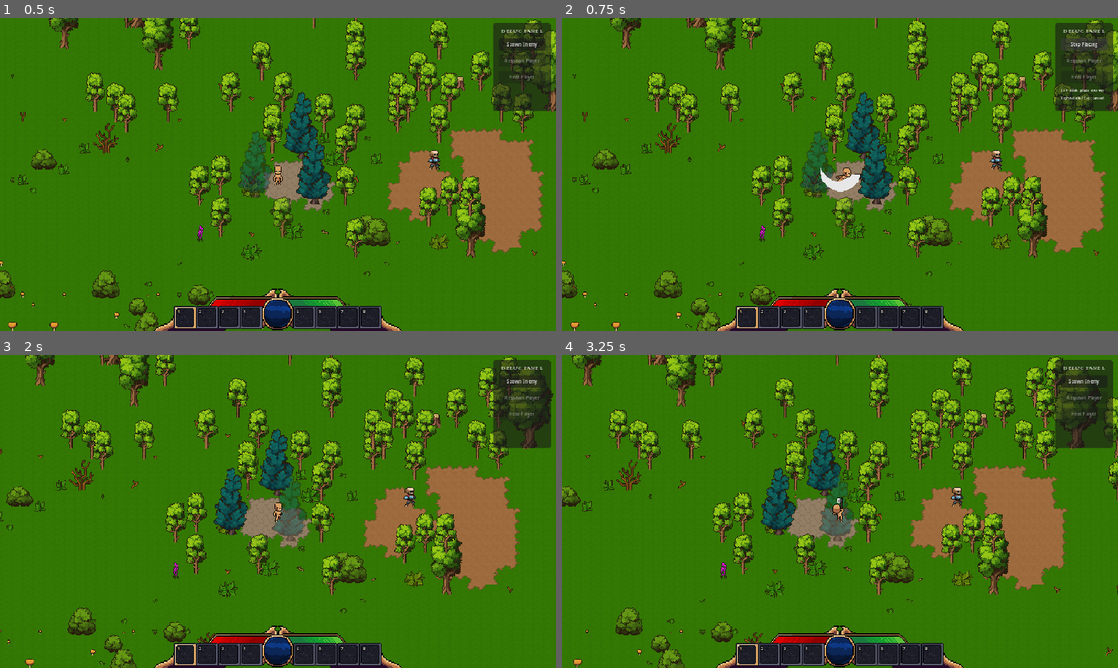
Above: before the commit, frames 1-4 (two rows, left to right).
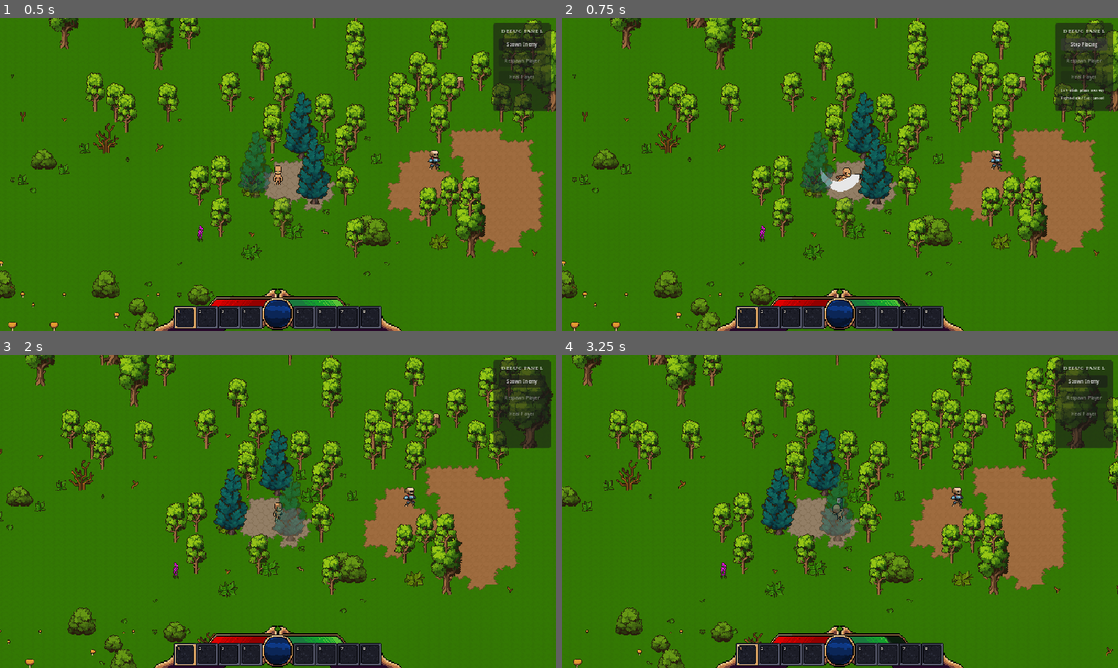
Above: after the commit, the same moments.

Repository: cwshields/pixel-rpg
Game: Godot game, scene res://scenes/main.tscn
Two runs of this game, one before a commit and one after it. Both use one fixed random seed, a clock stepped at 60 frames per second and the inputs below.
Inputs (mouse positions are in pixels of both pictures, inside the frame that each line leads up to):
- Up to frame 1 (0.5 s): no input
- Up to frame 2 (0.75 s): click "Spawn Enemy" at 0.5 s
- Up to frame 3 (2 s): tap Enter at 1.25 s; move the mouse to (400, 495) at 1.27 s; hold D (move_right) from 1.28 s (still down); hold Shift (sprint) from 1.28 s (still down); click (400, 495) at 1.35 s
- Up to frame 4 (3.25 s): release D (move_right) at 2 s; release Shift (sprint) at 2 s; drag from (728, 527) to (845, 508) at 2.02 s; move the mouse to (895, 442) at 2.77 s; hold D (move_right) from 2.78 s (still down); hold Shift (sprint) from 2.78 s (still down); click (895, 442) at 2.85 s

Frame 1 is identical in both runs. In frame 2, less than 0.1% of the frame differs, in the area x 46-62%, y 47-92%; in frame 3, less than 0.1%; in frame 4, 0.2%, in the area x 48-62%, y 45-93%.
Error after the commit: Invalid access to property or key 'god_mode' on a base object of type 'Node (game_manager.gd)'. (res://scripts/components/stamina_component.gd:113)

Commit message:
feat: add player stamina system
StaminaComponent mirrors HealthComponent: it owns its number, clamps it,
and broadcasts every change on Events.stamina_changed. Drains while
sprinting, takes a flat hit per attack via spend_attack(), refills the
rest of the time, and locks sprint out after hitting 0 until it recovers
past sprint_resume_threshold.

Player.can_sprint()/can_attack() gate movement/attack states on the pool;
flash_exhausted() gives a brief red sprite pulse when a gated action is
denied. HUD gets a hover-to-see-cur/max readout on the health/stamina/mana
bars, plus a player_spawned seeding fix so a fresh player's starting pool
isn't silently missed (components broadcast their initial value before
register_player() runs, so the first emit was previously dropped).

Claude-Session: https://claude.ai/code/session_01Xa4mxnoLv4SpJ2DR5YxrVu

Diff:
--- a/scenes/entities/player/player.tscn
+++ b/scenes/entities/player/player.tscn
@@ -12,29 +12,32 @@
 [ext_resource type="Script" uid="uid://b7p6iqaxckpp7" path="res://scripts/components/hurtbox_component.gd" id="10"]
 [ext_resource type="Script" uid="uid://g52d4u4ujuxa" path="res://scripts/components/hitbox_component.gd" id="11"]
 [ext_resource type="SpriteFrames" uid="uid://d4loisxylxe2j" path="res://resources/characters/player_sprite_frames.tres" id="12"]
+[ext_resource type="Script" uid="uid://cetq4br7yjdov" path="res://scripts/components/stamina_component.gd" id="13"]
 
 [sub_resource type="RectangleShape2D" id="RectangleShape2D_body"]
-size = Vector2(16, 12)
+size = Vector2(8, 11)
 
 [sub_resource type="RectangleShape2D" id="RectangleShape2D_hurt"]
-size = Vector2(20, 36)
+size = Vector2(14, 32)
 
 [sub_resource type="RectangleShape2D" id="RectangleShape2D_hit"]
 size = Vector2(16, 10)
 
 [sub_resource type="CircleShape2D" id="CircleShape2D_interact"]
-radius = 20.0
+radius = 27.073973
 
 [node name="Player" type="CharacterBody2D" unique_id=297710763]
-z_index = 10
+z_index = 4
 script = ExtResource("1")
 
 [node name="AnimatedSprite2D" type="AnimatedSprite2D" parent="." unique_id=1663619637]
 sprite_frames = ExtResource("12")
 animation = &"idle_down"
+frame_progress = 0.12640361
 
 [node name="CollisionShape2D" type="CollisionShape2D" parent="." unique_id=1915206668]
-position = Vector2(0, 10)
+visible = false
+position = Vector2(0, 10.5)
 shape = SubResource("RectangleShape2D_body")
 
 [node name="HealthComponent" type="Node" parent="." unique_id=2101049054]
@@ -44,16 +47,20 @@
 [node name="StatsComponent" type="Node" parent="." unique_id=1715857086]
 script = ExtResource("9")
 
+[node name="StaminaComponent" type="Node" parent="." unique_id=1715857087]
+script = ExtResource("13")
+
 [node name="HurtboxComponent" type="Area2D" parent="." unique_id=1903802729]
+visible = false
 collision_layer = 4
 collision_mask = 0
 script = ExtResource("10")
 
 [node name="CollisionShape2D" type="CollisionShape2D" parent="HurtboxComponent" unique_id=205546354]
-position = Vector2(0, 2)
 shape = SubResource("RectangleShape2D_hurt")
 
 [node name="HitboxComponent" type="Area2D" parent="." unique_id=718902498]
+visible = false
 collision_layer = 0
 collision_mask = 4
 monitoring = false
@@ -65,6 +72,7 @@
 shape = SubResource("RectangleShape2D_hit")
 
 [node name="InteractionDetector" type="Area2D" parent="." unique_id=1324872926]
+visible = false
 collision_layer = 0
 collision_mask = 8
 
--- /dev/null
+++ b/scripts/components/stamina_component.gd
@@ -0,0 +1,113 @@
+class_name StaminaComponent
+extends Node
+## Stamina pool for effortful actions. Drains continuously while
+## `sprinting` is true (the driving movement state sets that every physics
+## frame), takes a flat hit per attack via spend_attack(), and refills the
+## rest of the time. Drop it on any entity whose movement code sets
+## `sprinting` and gates its run speed on `can_sprint()` — nothing here
+## assumes the player specifically.
+##
+## Mirrors HealthComponent: it owns its number, clamps it, and broadcasts
+## every change on Events.stamina_changed so the HUD bar can follow along
+## without holding a reference to us.
+
+signal stamina_changed(current: float, max: float)
+## Emitted the instant the pool hits 0 (sprint is now locked out).
+signal exhausted
+## Emitted when the pool has refilled far enough to sprint again after an
+## exhaustion (see `sprint_resume_threshold`).
+signal recovered
+
+## Total stamina, and the amount the pool starts full at. Raise this to
+## make sprints last longer.
+@export var max_stamina: float = 100.0
+## Stamina refilled per second while not sprinting.
+@export var regen_rate: float = 5.0
+## Stamina drained per second while sprinting.
+@export var sprint_cost: float = 10.0
+## Stamina spent per attack swing (a flat, one-off cost, not per second).
+@export var attack_cost: float = 15.0
+## After the pool bottoms out at 0, sprinting stays locked until it
+## regenerates back up to this value — this stops a 1-frame flicker
+## between run and walk when holding sprint on an empty bar. Set to 0 for
+## "any stamina at all lets you sprint".
+@export var sprint_resume_threshold: float = 20.0
+
+## Set by the driving state each physics frame (see PlayerMoveState).
+## True only while the entity is actually sprint-moving; cleared when that
+## state exits.
+var sprinting: bool = false
+
+var current_stamina: float
+var _exhausted: bool = false
+
+func _ready() -> void:
+	current_stamina = max_stamina
+	_emit_changed()
+
+func _physics_process(delta: float) -> void:
+	if sprinting and can_sprint() and not _is_player_god_mode():
+		current_stamina = maxf(current_stamina - sprint_cost * delta, 0.0)
+		_emit_changed()
+		if current_stamina == 0.0 and not _exhausted:
+			_exhausted = true
+			exhausted.emit()
+	elif current_stamina < max_stamina:
+		current_stamina = minf(current_stamina + regen_rate * delta, max_stamina)
+		_emit_changed()
+		if _exhausted and current_stamina >= minf(sprint_resume_threshold, max_stamina):
+			_exhausted = false
+			recovered.emit()
+
+## True when there's stamina to start or keep sprinting. After a full
+## drain this stays false until the pool climbs back to
+## `sprint_resume_threshold`.
+func can_sprint() -> bool:
+	return not _exhausted and current_stamina > 0.0
+
+## True when the pool can cover a whole swing. Requiring the full
+## `attack_cost` up front (rather than "any stamina at all") is what
+## actually gates attacks once the bar is low — otherwise regen keeps
+## nudging it a sliver above 0 and every press slips through.
+func can_attack() -> bool:
+	return current_stamina >= attack_cost
+
+## Immediately deducts a flat amount for a one-off action (an attack swing,
+## a dodge...). Clamps at 0 and latches exhaustion if it bottoms out, just
+## like a fully drained sprint. Returns true if the pool covered the whole
+## cost (it still spends whatever's left when it doesn't).
+func spend(amount: float) -> bool:
+	if amount <= 0.0:
+		return true
+	if _is_player_god_mode():
+		return true
+	var had_enough := current_stamina >= amount
+	current_stamina = maxf(current_stamina - amount, 0.0)
+	_emit_changed()
+	if current_stamina == 0.0 and not _exhausted:
+		_exhausted = true
+		exhausted.emit()
+	return had_enough
+
+## Convenience wrapper for the attack state: spends one swing's worth
+## (`attack_cost`).
+func spend_attack() -> bool:
+	return spend(attack_cost)
+
+## Runtime setter that keeps `current_stamina` in range. `refill` tops the
+## pool back off; otherwise it's only clamped down to the new maximum.
+func set_max_stamina(new_max: float, refill: bool = false) -> void:
+	max_stamina = maxf(new_max, 0.0)
+	current_stamina = max_stamina if refill else minf(current_stamina, max_stamina)
+	if current_stamina > 0.0:
+		_exhausted = false
+	_emit_changed()
+
+func _emit_changed() -> void:
+	stamina_changed.emit(current_stamina, max_stamina)
+	Events.stamina_changed.emit(get_parent(), current_stamina, max_stamina)
+
+## True while this component belongs to the player and GameManager.god_mode
+## is on — stamina costs are skipped entirely.
+func _is_player_god_mode() -> bool:
+	return GameManager.god_mode and get_parent() == GameManager.player
--- a/scripts/entities/player/player.gd
+++ b/scripts/entities/player/player.gd
@@ -9,9 +9,11 @@
 
 @onready var state_machine: StateMachine = $StateMachine
 @onready var hitbox: HitboxComponent = get_node_or_null("HitboxComponent")
+@onready var stamina: StaminaComponent = get_node_or_null("StaminaComponent")
 @onready var interaction_detector: Area2D = get_node_or_null("InteractionDetector")
 
 var _nearby_interactables: Array[InteractionComponent] = []
+var _exhausted_flash: Tween
 
 func _ready() -> void:
 	super._ready()
@@ -31,10 +33,35 @@
 func get_move_input() -> Vector2:
 	return Input.get_vector("move_left", "move_right", "move_up", "move_down")
 
-## True while the sprint key (Shift) is held. Movement states use this to
-## pick run speed + run animations; only meaningful when actually moving.
+## True while the sprint key (Shift) is held. Raw input only — use
+## can_sprint() for the "should we actually run" decision.
 func wants_to_sprint() -> bool:
 	return Input.is_action_pressed("sprint")
+
+## True when the sprint key is held AND the stamina pool has something
+## left to spend. Movement states gate run speed + run animations on this;
+## only meaningful while actually moving. With no StaminaComponent the
+## player can always sprint.
+func can_sprint() -> bool:
+	return wants_to_sprint() and (stamina == null or stamina.can_sprint())
+
+## True when the stamina pool isn't empty, so a swing can be started. The
+## movement states check this before entering the Attack state. With no
+## StaminaComponent the player can always attack.
+func can_attack() -> bool:
+	return stamina == null or stamina.can_attack()
+
+## Brief red pulse on the sprite when a stamina-gated action (an attack
+## swing) is denied for an empty pool. Purely cosmetic and safe to spam —
+## a fresh call restarts the pulse.
+func flash_exhausted() -> void:
+	if not animated_sprite:
+		return
+	if _exhausted_flash and _exhausted_flash.is_valid():
+		_exhausted_flash.kill()
+	animated_sprite.modulate = Color(1.0, 0.45, 0.45)
+	_exhausted_flash = create_tween()
+	_exhausted_flash.tween_property(animated_sprite, "modulate", Color.WHITE, 0.18)
 
 func _unhandled_input(event: InputEvent) -> void:
 	if event.is_action_pressed("interact"):
--- a/scripts/entities/player/states/player_attack_state.gd
+++ b/scripts/entities/player/states/player_attack_state.gd
@@ -21,6 +21,8 @@
 func enter(_previous_state: StringName, _data: Dictionary = {}) -> void:
 	_timer = 0.0
 	var player := entity as Player
+	if player.stamina:
+		player.stamina.spend_attack()
 	var aim := player.get_global_mouse_position() - player.global_position
 	if aim != Vector2.ZERO:
 		player.facing_direction = aim.normalized()
--- a/scripts/entities/player/states/player_idle_state.gd
+++ b/scripts/entities/player/states/player_idle_state.gd
@@ -9,7 +9,9 @@
 func process_physics(_delta: float) -> void:
 	var player := entity as Player
 	if Input.is_action_just_pressed("attack"):
-		transition_requested.emit(&"Attack", {})
-		return
+		if player.can_attack():
+			transition_requested.emit(&"Attack", {})
+			return
+		player.flash_exhausted()
 	if player.get_move_input() != Vector2.ZERO:
 		transition_requested.emit(&"Move", {})
--- a/scripts/entities/player/states/player_move_state.gd
+++ b/scripts/entities/player/states/player_move_state.gd
@@ -3,16 +3,23 @@
 
 func exit() -> void:
 	entity.sprinting = false
+	var player := entity as Player
+	if player.stamina:
+		player.stamina.sprinting = false
 
 func process_physics(delta: float) -> void:
 	var player := entity as Player
 	if Input.is_action_just_pressed("attack"):
-		transition_requested.emit(&"Attack", {})
-		return
+		if player.can_attack():
+			transition_requested.emit(&"Attack", {})
+			return
+		player.flash_exhausted()
 	var input_dir: Vector2 = player.get_move_input()
 	if input_dir == Vector2.ZERO:
 		transition_requested.emit(&"Idle", {})
 		return
-	player.sprinting = player.wants_to_sprint()
+	player.sprinting = player.can_sprint()
+	if player.stamina:
+		player.stamina.sprinting = player.sprinting
 	entity.move(input_dir.normalized(), delta)
 	entity.play_animation("run" if player.sprinting else "walk")
--- a/scripts/ui/hud.gd
+++ b/scripts/ui/hud.gd
@@ -5,10 +5,26 @@
 ## %BarArt erases them as those pools drain. This script only ever feeds
 ## that shader a 0..1 ratio per pool — it never touches the texture.
 ##
+## Hovering the health / stamina bar or the mana orb pops a "cur/max"
+## readout centred in it. The hover targets are sized from the same
+## art-pixel regions the shader fills, so they track the art even if
+## BarArt is rescaled.
+##
 ## Listens on Events rather than holding a player reference so it survives
-## the player respawning / being reassigned. Stamina and mana have no
-## backing system yet: until something emits those signals the shader
-## keeps its default (full).
+## the player respawning / being reassigned. On player_spawned it seeds the
+## pools straight off the new player's components, since those emit their
+## initial value before GameManager.player is set (so the bus broadcast is
+## dropped) and a full pool never emits again on its own. Mana has no
+## backing system yet: until something emits mana_changed the shader keeps
+## its default (full) and the readout shows the placeholder 1/1.
+
+# Bar-fill regions in source-art pixels (Hotbar-UI-final.png is 256x41),
+# mirrored from shaders/hotbar_gauges.gdshader (HEALTH_X/Y, STAMINA_X/Y,
+# MANA_X / MANA_TOP_BOTTOM).
+const ART_SIZE := Vector2(256.0, 41.0)
+const HEALTH_REGION := Rect2(76.0, 10.0, 56.0, 8.0)
+const STAMINA_REGION := Rect2(122.0, 9.0, 56.0, 10.0)
+const MANA_REGION := Rect2(110.0, 11.0, 33.0, 27.0)
 
 @onready var _bar_mat: ShaderMaterial = (%BarArt as TextureRect).material as ShaderMaterial
 
@@ -17,29 +33,96 @@
 var _stamina := Vector2(1.0, 1.0)
 var _mana := Vector2(1.0, 1.0)
 
+var _health_readout: Label
+var _stamina_readout: Label
+var _mana_readout: Label
+
 func _ready() -> void:
+	_health_readout = _build_readout(HEALTH_REGION, func() -> Vector2: return _health)
+	_stamina_readout = _build_readout(STAMINA_REGION, func() -> Vector2: return _stamina)
+	_mana_readout = _build_readout(MANA_REGION, func() -> Vector2: return _mana)
 	Events.health_changed.connect(_on_health_changed)
 	Events.stamina_changed.connect(_on_stamina_changed)
 	Events.mana_changed.connect(_on_mana_changed)
+	Events.player_spawned.connect(_on_player_spawned)
 	_push(&"health_fill", _health)
 	_push(&"stamina_fill", _stamina)
 	_push(&"mana_fill", _mana)
+	if GameManager.player:
+		_on_player_spawned(GameManager.player)
+
+## Seed the pools from the freshly registered player. Its HealthComponent /
+## StaminaComponent broadcast their starting value from _ready(), before
+## register_player() runs, so the HUD never hears that first emit and a
+## brimming pool stays silent afterwards — leaving the readout stuck on 1/1.
+func _on_player_spawned(player: Node) -> void:
+	var entity := player as EntityBase
+	if entity and entity.health:
+		_on_health_changed(player, entity.health.current_health, entity.health.max_health)
+	var pl := player as Player
+	if pl and pl.stamina:
+		_on_stamina_changed(player, pl.stamina.current_stamina, pl.stamina.max_stamina)
 
 func _on_health_changed(entity: Node, current: float, max_value: float) -> void:
 	if entity == GameManager.player:
 		_health = Vector2(current, max_value)
 		_push(&"health_fill", _health)
+		_refresh_readout(_health_readout, _health)
 
 func _on_stamina_changed(entity: Node, current: float, max_value: float) -> void:
 	if entity == GameManager.player:
 		_stamina = Vector2(current, max_value)
 		_push(&"stamina_fill", _stamina)
+		_refresh_readout(_stamina_readout, _stamina)
 
 func _on_mana_changed(entity: Node, current: float, max_value: float) -> void:
 	if entity == GameManager.player:
 		_mana = Vector2(current, max_value)
 		_push(&"mana_fill", _mana)
+		_refresh_readout(_mana_readout, _mana)
 
 func _push(param: StringName, cur_max: Vector2) -> void:
 	var ratio := 0.0 if cur_max.y <= 0.0 else clampf(cur_max.x / cur_max.y, 0.0, 1.0)
 	_bar_mat.set_shader_parameter(param, ratio)
+
+## Invisible hover target over `region` (art px) with a hidden centred
+## Label child; `getter` returns the (current, max) to display. Returns
+## the Label so the *_changed handlers can keep it live while shown.
+func _build_readout(region: Rect2, getter: Callable) -> Label:
+	var hot := Control.new()
+	hot.anchor_left = region.position.x / ART_SIZE.x
+	hot.anchor_right = region.end.x / ART_SIZE.x
+	hot.anchor_top = region.position.y / ART_SIZE.y
+	hot.anchor_bottom = region.end.y / ART_SIZE.y
+	hot.offset_left = 0.0
+	hot.offset_top = 0.0
+	hot.offset_right = 0.0
+	hot.offset_bottom = 0.0
+	hot.mouse_filter = Control.MOUSE_FILTER_STOP
+
+	var lbl := Label.new()
+	lbl.set_anchors_preset(Control.PRESET_FULL_RECT)
+	lbl.horizontal_alignment = HORIZONTAL_ALIGNMENT_CENTER
+	lbl.vertical_alignment = VERTICAL_ALIGNMENT_CENTER
+	lbl.mouse_filter = Control.MOUSE_FILTER_IGNORE
+	lbl.clip_contents = false
+	lbl.add_theme_font_size_override("font_size", 8)
+	lbl.add_theme_color_override("font_color", Color(0.96, 0.94, 0.88))
+	lbl.add_theme_color_override("font_outline_color", Color(0.05, 0.04, 0.06))
+	lbl.add_theme_constant_override("outline_size", 4)
+	lbl.hide()
+	hot.add_child(lbl)
+
+	(%BarArt as TextureRect).add_child(hot)
+	hot.mouse_entered.connect(func() -> void:
+		lbl.text = _fmt(getter.call())
+		lbl.show())
+	hot.mouse_exited.connect(func() -> void: lbl.hide())
+	return lbl
+
+func _refresh_readout(lbl: Label, cur_max: Vector2) -> void:
+	if lbl and lbl.visible:
+		lbl.text = _fmt(cur_max)
+
+func _fmt(cur_max: Vector2) -> String:
+	return "%d/%d" % [roundi(cur_max.x), roundi(cur_max.y)]
--- a/shaders/hotbar_gauges.gdshader
+++ b/shaders/hotbar_gauges.gdshader
@@ -20,53 +20,104 @@
 // punched-through hole to whatever is behind the HUD.
 uniform float empty_dim : hint_range(0.0, 1.0) = 0.16;
 
+// Background tint shown where a gauge has drained — the "empty socket"
+// colour behind the fill. source_color gives a proper picker + sRGB
+// handling in the Inspector so these can be dialled in live.
+uniform vec4 empty_health  : source_color = vec4(0.17, 0.05, 0.06, 1.0);
+uniform vec4 empty_stamina : source_color = vec4(0.05, 0.14, 0.07, 1.0);
+uniform vec4 empty_mana    : source_color = vec4(0.05, 0.08, 0.17, 1.0);
+// How much of the painted pixel still ghosts through the empty tint, so
+// hatching / gradient detail isn't completely lost.
+uniform float empty_detail : hint_range(0.0, 1.0) = 0.2;
+
+// Size of one drain-edge step, in source-art texels. 1.0 = the mask
+// snaps to the art's native pixel grid (so the diagonal edge stairsteps
+// in whole HUD pixels, not sub-pixels); 2.0 = chunkier 2px steps.
+const float MASK_PIXEL = 1.0;
+
 // Health bar: horizontal band left of the orb. x = (outer edge, inner
 // edge); "emptying toward the centre" means the outer tip empties first
 // and the last sliver sits against the orb.
 const vec2 HEALTH_X = vec2(62.0, 118.0);
-const vec2 HEALTH_Y = vec2(9.0, 19.0);
+const vec2 HEALTH_Y = vec2(10.0, 18.0);
+// Lean of the draining edge, px of x per px of y off the band centre, so
+// the receding edge follows the art's bevelled end-cap instead of cutting
+// a vertical line through the gold. + = the top of the band recedes last.
+const float HEALTH_SLOPE = 1.0;
 
 // Stamina bar: mirror image, right of the orb (outer edge is the higher x).
 const vec2 STAMINA_X = vec2(190.0, 134.0);
 const vec2 STAMINA_Y = vec2(9.0, 19.0);
+// Mirrored, so the slant leans the opposite way.
+const float STAMINA_SLOPE = -1.0;
 
 // Mana orb: circular fill whose surface falls straight down as it drains.
 const vec2 MANA_X = vec2(110.0, 143.0);
 const vec2 MANA_TOP_BOTTOM = vec2(11.0, 38.0);
 
 // Loose hue tests so the hatched/gradient fill pixels all count, while the
-// gold ring, dark frame and skin tones do not.
-bool is_reddish(vec3 c)  { return c.r - c.g > 0.20 && c.r - c.b > 0.20 && c.r > 0.30; }
+// gold ring, dark frame and skin tones do not. The extra `c.g < 0.45` on
+// red keeps amber/gold end-cap pixels (green ~0.5-0.7) out of the mask.
+bool is_reddish(vec3 c)  { return c.r - c.g > 0.30 && c.r - c.b > 0.25 && c.g < 0.45 && c.r > 0.30; }
 bool is_greenish(vec3 c) { return c.g - c.r > 0.15 && c.g - c.b > 0.12 && c.g > 0.30; }
 bool is_bluish(vec3 c)   { return c.b - c.r > 0.10 && c.b - c.g > 0.05 && c.b > 0.12; }
 
 void fragment() {
 	vec4 col = texture(TEXTURE, UV);
 	vec2 px = UV / TEXTURE_PIXEL_SIZE; // UV -> source pixel coords
+	// Same coords quantised to the art's texel grid. All the region / edge
+	// tests below use this so the diagonal drain edge steps in whole HUD
+	// pixels; the texture sample itself still uses the real UV.
+	vec2 tpx = (floor(px / MASK_PIXEL) + 0.5) * MASK_PIXEL;
 	float drained = 0.0;
+	vec3 empty_col = vec3(0.0); // background tint for the drained pixel, set per gauge
 
 	// Health: frac runs 0 at the outer tip to 1 at the orb; the outer tip
-	// drains first, so hide anything past the remaining fill.
-	if (px.x >= min(HEALTH_X.x, HEALTH_X.y) && px.x <= max(HEALTH_X.x, HEALTH_X.y)
-			&& px.y >= HEALTH_Y.x && px.y <= HEALTH_Y.y && is_reddish(col.rgb)) {
-		float frac = clamp((px.x - HEALTH_X.x) / (HEALTH_X.y - HEALTH_X.x), 0.0, 1.0);
-		if (frac < 1.0 - health_fill) drained = 1.0;
+	// drains first, so hide anything past the remaining fill. The sheared x
+	// (sx) tilts the drain edge so it tracks the bevelled end-cap.
+	if (tpx.x >= min(HEALTH_X.x, HEALTH_X.y) && tpx.x <= max(HEALTH_X.x, HEALTH_X.y)
+			&& tpx.y >= HEALTH_Y.x && tpx.y <= HEALTH_Y.y && is_reddish(col.rgb)) {
+		float mid_y = (HEALTH_Y.x + HEALTH_Y.y) * 0.5;
+		float sx = tpx.x + HEALTH_SLOPE * (tpx.y - mid_y);
+		float frac = clamp((sx - HEALTH_X.x) / (HEALTH_X.y - HEALTH_X.x), 0.0, 1.0);
+		if (frac < 1.0 - health_fill) {
+			float shade = mix(0.78, 1.0, frac);                              // darker toward the outer/empty end
+			float rim = smoothstep(0.06, 0.0, abs(frac - (1.0 - health_fill))); // faint highlight at the fill edge
+			drained = 1.0;
+			empty_col = empty_health.rgb * shade + rim * 0.15;
+		}
 	}
 
 	// Stamina: same, mirrored about the orb.
-	if (px.x >= min(STAMINA_X.x, STAMINA_X.y) && px.x <= max(STAMINA_X.x, STAMINA_X.y)
-			&& px.y >= STAMINA_Y.x && px.y <= STAMINA_Y.y && is_greenish(col.rgb)) {
-		float frac = clamp((px.x - STAMINA_X.x) / (STAMINA_X.y - STAMINA_X.x), 0.0, 1.0);
-		if (frac < 1.0 - stamina_fill) drained = 1.0;
+	if (tpx.x >= min(STAMINA_X.x, STAMINA_X.y) && tpx.x <= max(STAMINA_X.x, STAMINA_X.y)
+			&& tpx.y >= STAMINA_Y.x && tpx.y <= STAMINA_Y.y && is_greenish(col.rgb)) {
+		float mid_y = (STAMINA_Y.x + STAMINA_Y.y) * 0.5;
+		float sx = tpx.x + STAMINA_SLOPE * (tpx.y - mid_y);
+		float frac = clamp((sx - STAMINA_X.x) / (STAMINA_X.y - STAMINA_X.x), 0.0, 1.0);
+		if (frac < 1.0 - stamina_fill) {
+			float shade = mix(0.78, 1.0, frac);
+			float rim = smoothstep(0.06, 0.0, abs(frac - (1.0 - stamina_fill)));
+			drained = 1.0;
+			empty_col = empty_stamina.rgb * shade + rim * 0.15;
+		}
 	}
 
 	// Mana: surface sits at the top when full, at the bottom when empty;
 	// hide any blue pixel above it.
-	if (px.x >= MANA_X.x && px.x <= MANA_X.y && is_bluish(col.rgb)) {
+	if (tpx.x >= MANA_X.x && tpx.x <= MANA_X.y && is_bluish(col.rgb)) {
 		float surface = mix(MANA_TOP_BOTTOM.x, MANA_TOP_BOTTOM.y, 1.0 - mana_fill);
-		if (px.y < surface) drained = 1.0;
+		if (tpx.y < surface) {
+			float mfrac = clamp((tpx.y - MANA_TOP_BOTTOM.x) / (MANA_TOP_BOTTOM.y - MANA_TOP_BOTTOM.x), 0.0, 1.0);
+			float shade = mix(0.78, 1.0, mfrac);          // darker toward the top of the orb
+			float rim = smoothstep(1.5, 0.0, surface - tpx.y); // highlight just above the water line
+			drained = 1.0;
+			empty_col = empty_mana.rgb * shade + rim * 0.15;
+		}
 	}
 
-	col.rgb = mix(col.rgb, col.rgb * empty_dim, drained);
+	// Empty pixels become the gauge's background tint, with `empty_detail`
+	// of the dimmed original left in so the painted texture still ghosts.
+	vec3 bg = mix(empty_col, col.rgb * empty_dim, empty_detail);
+	col.rgb = mix(col.rgb, bg, drained);
 	COLOR = col;
 }
Not shown, added: scripts/components/stamina_component.gd.uid
